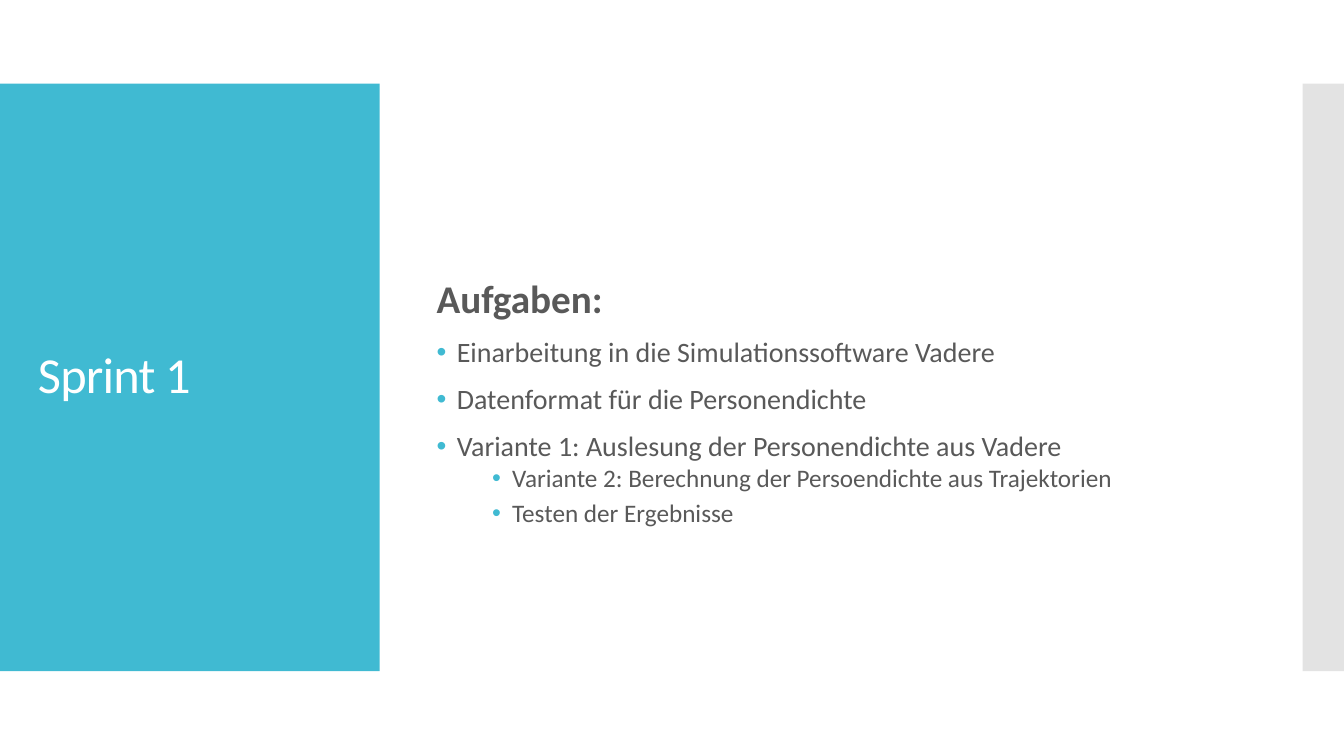
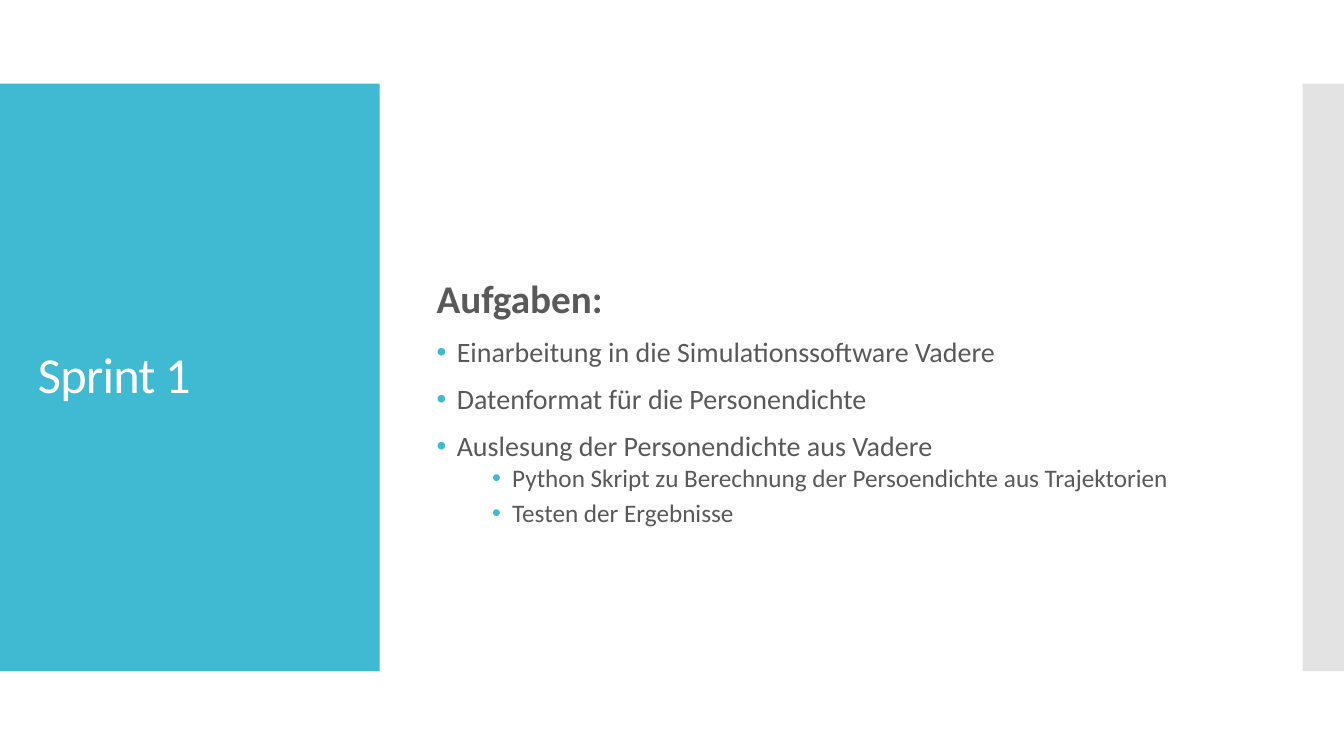
Before and after one commit to Datagroup-ModSim/ModSim17-data-generation-filters, a slide deck: slide 31 of presentations/Datenerzeugung und Datenanalyse_Sprint1_formatiert.pptx. Drawn at 1344x756 pixels with LibreOffice and Linux fonts; fonts in the diff are those of the drawing. Boxes give left, top, right and bottom in pixels: in the first picture for what was removed or moved away, otherwise in the second. Text is boxed around its words. In the diff, an @@ line names an element or a change of style, - is before the commit and + after.

```diff
--- a/presentations/Datenerzeugung und Datenanalyse_Sprint1_formatiert.pptx
+++ b/presentations/Datenerzeugung und Datenanalyse_Sprint1_formatiert.pptx
@@ text at [457, 436, 1168, 492]: text changed @@
-• Variante 1: Auslesung der Personendichte aus Vadere
-  • Variante 2: Berechnung der Persoendichte aus Trajektorien
+• Auslesung der Personendichte aus Vadere
+  • Python Skript zu Berechnung der Persoendichte aus Trajektorien
```
Also in this commit, not shown: 3 other slides changed.
